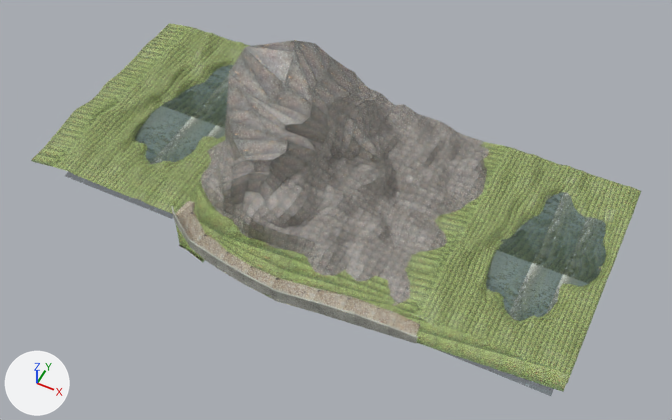
The OBJ model public/MAPS/montains/montains.obj, before and after one commit.
One viewpoint serves both versions: a 50 mm camera at (712.0, -871.0, 1002.0) aimed at (317.0, -80.0, 14.0). Every picture has the same lights, and +X, +Y and +Z are marked at lower left. Where no turn or scale is listed for an object, it has been applied to the vertices.

The older version as bpy lines, for what is in view:
```python
me_muro1 = bpy.data.meshes.new('muro1')
me_muro1.from_pydata(...)  # 40 vertices, 38 faces; spans x 120.0..502.0, y -240.0..-196.0, z -15.0..40.0
me_muro1.materials.append(mat_tijolos)  # picture img_tijolo3_jpeg
me_parteterra_001 = bpy.data.meshes.new('parteTerra.001')
me_parteterra_001.from_pydata(...)  # 1328 vertices, 1248 faces; spans x -135.0..694.0, y -241.0..177.0, z -18.0..34.0
me_parteterra_001.materials.append(mat_terra_001)  # picture img_grama_jpg
me_plane = bpy.data.meshes.new('Plane')
me_plane.from_pydata(...)  # 38 vertices, 23 faces; spans x 116.0..498.0, y -240.0..-156.0, z -17.0..22.0
me_plane.materials.append(mat_caminho)  # picture img_pedra4_jpg
ob_muro1 = bpy.data.objects.new('muro1', me_muro1)
ob_muro1.location = (0.0, 0.0, 0.0)
ob_parteterra_001 = bpy.data.objects.new('parteTerra.001', me_parteterra_001)
ob_parteterra_001.location = (0.0, 0.0, 0.0)
ob_plane = bpy.data.objects.new('Plane', me_plane)
ob_plane.location = (0.0, 0.0, 0.0)
# also in view: 'parteTerra' at (568.0, -6.0, -22.0); 'agua.001' at (21.0, -2.0, 9.0); 'agua' at (588.0, -16.0, -24.0); 'Montanha' at (293.0, 8.0, 88.0)
```
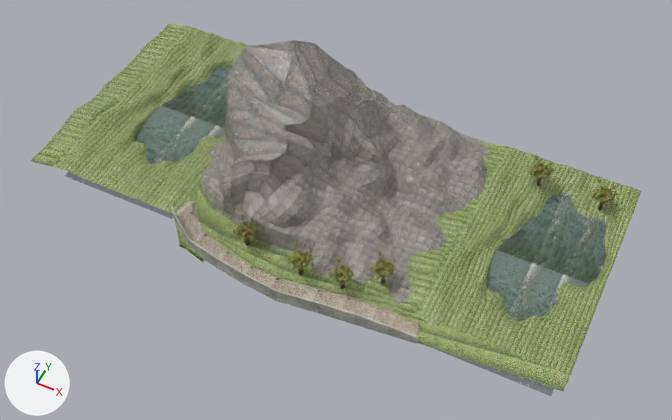
Commit message: Adicionando arvores no meu mapa

Where the change shows, as pixel boxes (x1, y1, x2, y2) in the pictures (672 x 420 px):
'Arvore.004', added (yellow)
    after: (369, 249, 397, 284)
    faces in mat_material_022 (picture img_folhas1_jpg): (369, 249, 396, 280)
'Arvore.005', added (yellow)
    after: (328, 255, 355, 289)
    faces in mat_material_023 (picture img_folhas1_jpg): (328, 255, 355, 285)
'Arvore.007', added
    after: (232, 211, 259, 246)
    faces in mat_material_025 (picture img_folhas1_jpg): (232, 211, 258, 241)
'Arvore.006', added
    after: (286, 240, 314, 275)
    faces in mat_material_024 (picture img_folhas1_jpg): (286, 240, 312, 270)
'Arvore', added
    after: (591, 176, 618, 210)
    faces in mat_material_009 (picture img_folhas1_jpg): (591, 176, 618, 205)
'Arvore.001', added
    after: (528, 153, 554, 186)
    faces in mat_material_019 (picture img_folhas1_jpg): (528, 153, 554, 181)

Diff of the bpy script that builds the scene:
```diff
--- a/public/MAPS/montains/montains.obj.py
+++ b/public/MAPS/montains/montains.obj.py
@@ ob_arvore_007 @@
+ob_arvore_007 = bpy.data.objects.new('Arvore.007', me_arvore_007)  # 1495 vertices, 941 faces, 28 loose edges; spans x 208.0..250.4, y -198.7..-160.5, z -4.1..42.2; in mat_material_025 (picture img_folhas1_jpg), mat_tronco_025 (picture img_madeira2_png)
+ob_arvore_007.location = (0.0, 0.0, 0.0)
@@ ob_arvore_006 @@
+ob_arvore_006 = bpy.data.objects.new('Arvore.006', me_arvore_006)  # 1495 vertices, 941 faces, 28 loose edges; spans x 296.0..338.4, y -205.7..-167.5, z -12.1..34.2; in mat_material_024 (picture img_folhas1_jpg), mat_tronco_024 (picture img_madeira2_png)
+ob_arvore_006.location = (0.0, 0.0, 0.0)
@@ ob_arvore_005 @@
+ob_arvore_005 = bpy.data.objects.new('Arvore.005', me_arvore_005)  # 1495 vertices, 941 faces, 28 loose edges; spans x 357.0..399.4, y -200.7..-162.5, z -15.1..31.2; in mat_material_023 (picture img_folhas1_jpg), mat_tronco_023 (picture img_madeira2_png)
+ob_arvore_005.location = (0.0, 0.0, 0.0)
@@ ob_arvore_004 @@
+ob_arvore_004 = bpy.data.objects.new('Arvore.004', me_arvore_004)  # 1495 vertices, 941 faces, 28 loose edges; spans x 402.0..444.4, y -166.7..-128.5, z -16.1..30.2; in mat_material_022 (picture img_folhas1_jpg), mat_tronco_022 (picture img_madeira2_png)
+ob_arvore_004.location = (0.0, 0.0, 0.0)
@@ ob_arvore_001 @@
+ob_arvore_001 = bpy.data.objects.new('Arvore.001', me_arvore_001)  # 1495 vertices, 941 faces, 28 loose edges; spans x 534.0..576.4, y 102.3..140.5, z -15.1..31.2; in mat_material_019 (picture img_folhas1_jpg), mat_tronco_019 (picture img_madeira2_png)
+ob_arvore_001.location = (0.0, 0.0, 0.0)
@@ ob_arvore @@
+ob_arvore = bpy.data.objects.new('Arvore', me_arvore)  # 1495 vertices, 941 faces, 28 loose edges; spans x 630.0..672.4, y 102.3..140.5, z -20.1..26.2; in mat_material_009 (picture img_folhas1_jpg), mat_tronco_009 (picture img_madeira2_png)
+ob_arvore.location = (0.0, 0.0, 0.0)
```
